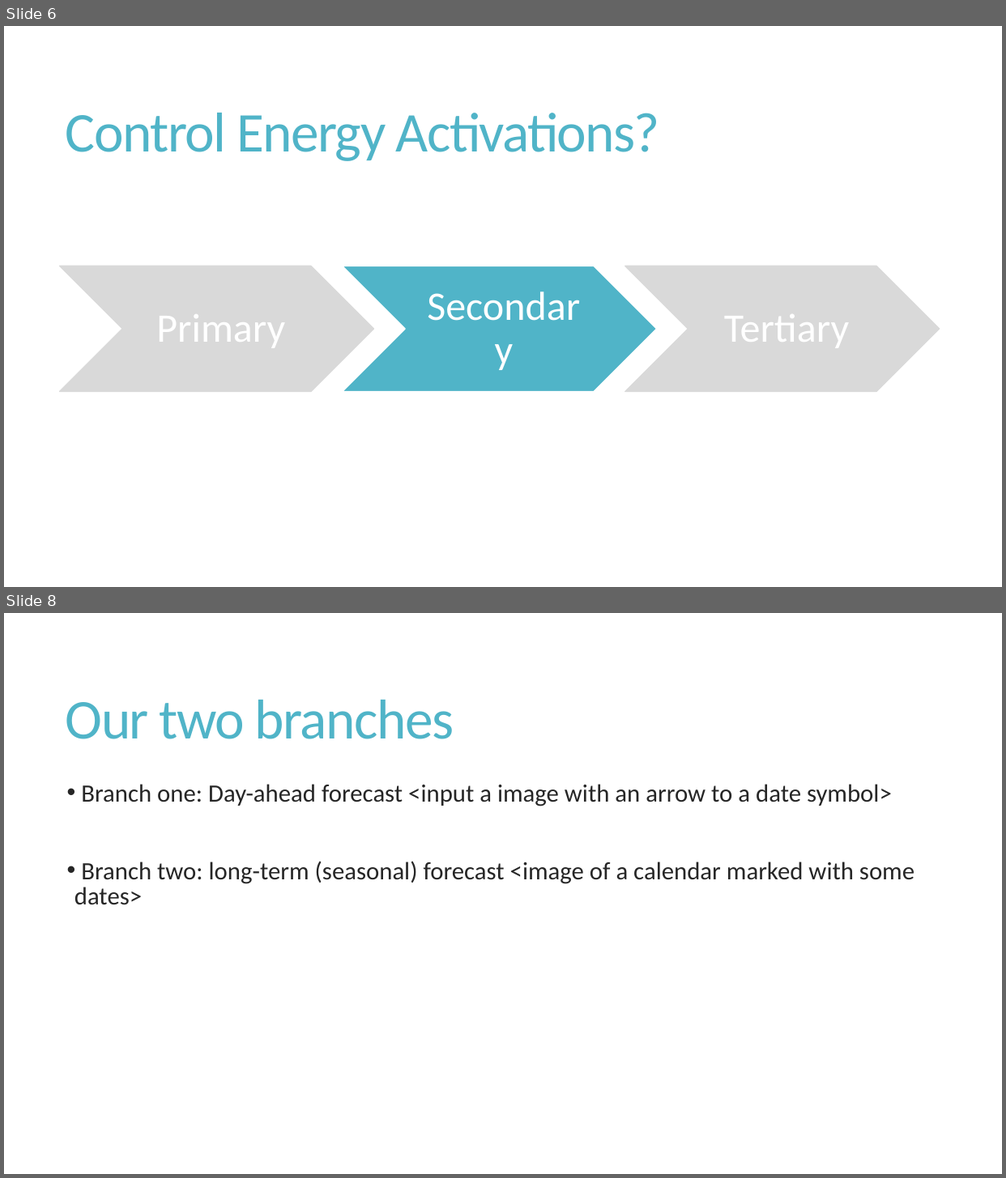
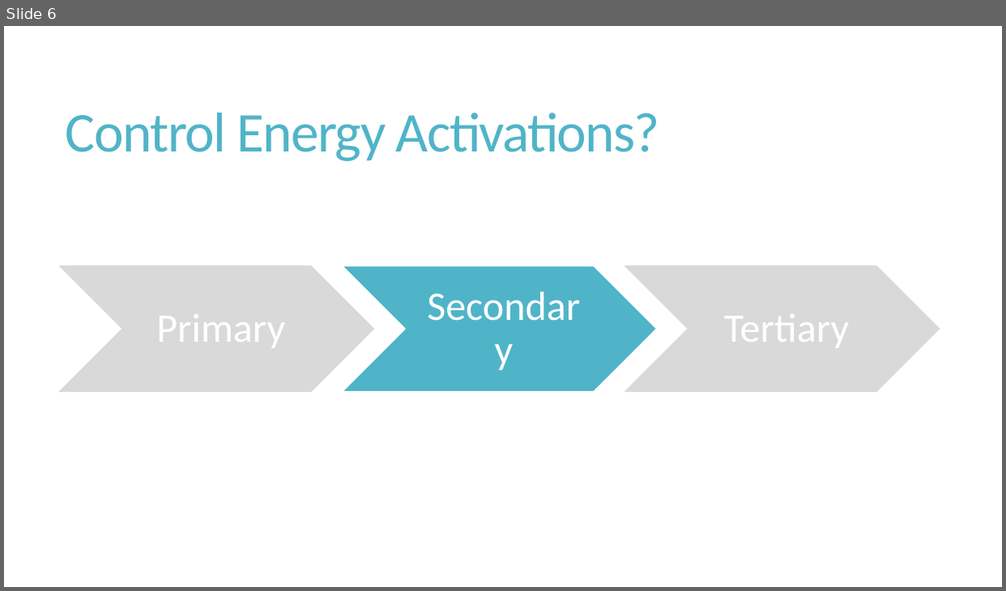
Before and after one commit to v4rp1ng/EDHD_2024_BKW_Predicting_aFRR_Volumes, a slide deck: Predicting Control Energy Volumes for Grid Stability.pptx. Shown one above the other, each under a label of ours: slides 6 and 8 before the commit, slide 6 after it; the slides between them are not shown. The pictures are 1006x1178 and 1006x591 pixels, drawn with LibreOffice and Linux fonts; fonts in the diff are those of the drawing. Boxes give left, top, right and bottom in pixels: in the first picture for what was removed or moved away, otherwise in the second. Text is boxed around its words. In the diff, an @@ line names an element or a change of style, - is before the commit and + after.

```diff
--- a/Predicting Control Energy Volumes for Grid Stability.pptx
+++ b/Predicting Control Energy Volumes for Grid Stability.pptx
@@ slide 8 removed at bbox=[4, 613, 1002, 1174], background #FFFFFF @@
@@ title removed at bbox=[66, 700, 454, 739] @@
-Our two branches
@@ text removed at bbox=[74, 784, 914, 905] @@
-• Branch one: Day-ahead forecast <input a image with an arrow to a date symbol>
-• Branch two: long-term (seasonal) forecast <image of a calendar marked with some dates>
```
Also in this commit, not shown: 5 slides changed, 9 slides added, 3 other slides removed.
